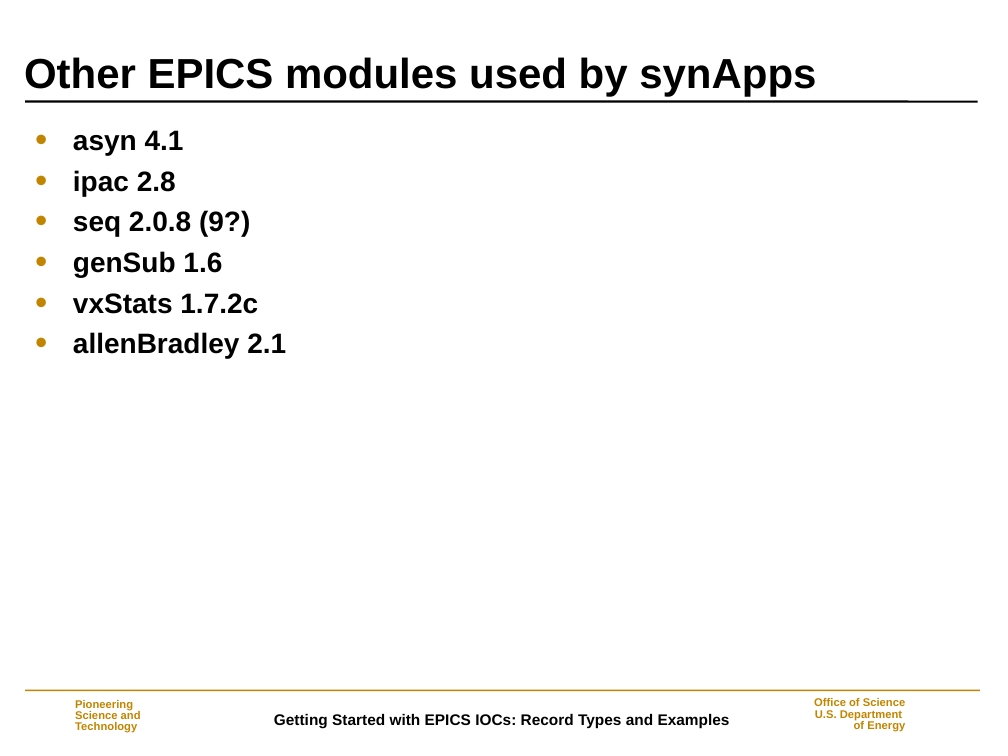
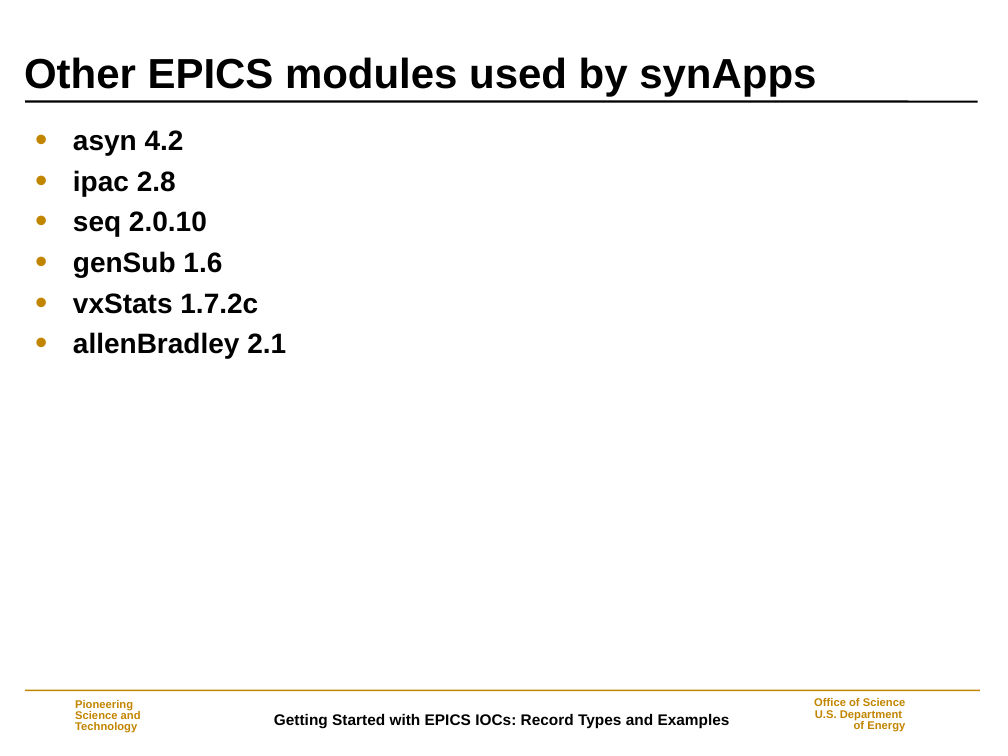
Before and after one commit to EPICS-synApps/documentation, a slide deck: slide 4 of IntroToSynApps.ppt. Drawn at 1008x756 pixels with LibreOffice and Linux fonts; fonts in the diff are those of the drawing; background and template pictures are left out. Boxes give left, top, right and bottom in pixels: in the first picture for what was removed or moved away, otherwise in the second. Text is boxed around its words. In the diff, an @@ line names an element or a change of style, - is before the commit and + after.

```diff
--- a/IntroToSynApps.ppt
+++ b/IntroToSynApps.ppt
@@ text at [73, 130, 184, 155]: text changed @@
-• asyn 4.1
+• asyn 4.2
@@ text at [73, 211, 207, 237]: text changed @@
-• seq 2.0.8 (9?)
+• seq 2.0.10
```
Also in this commit, not shown: 2 other slides changed.
